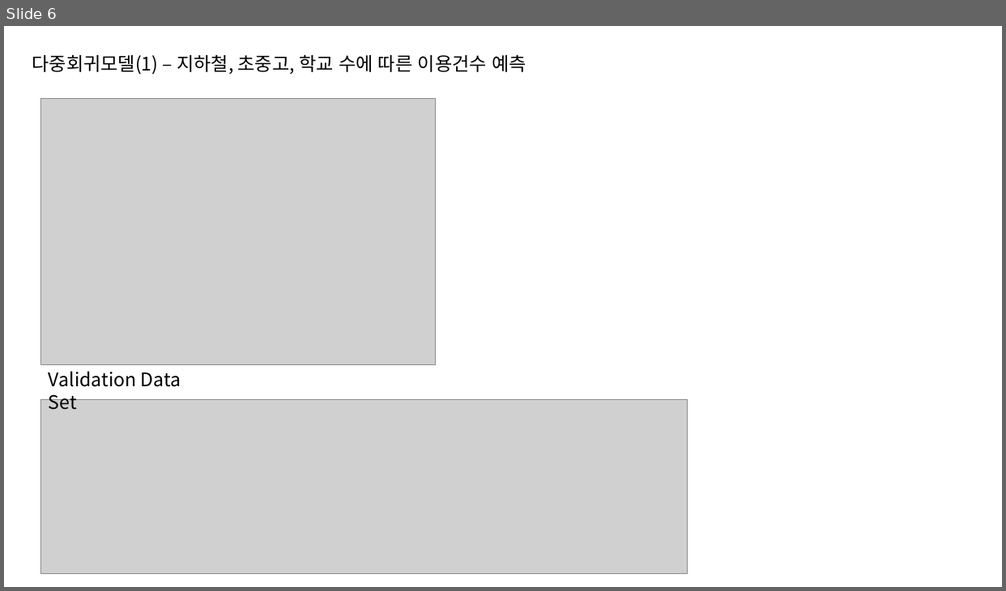
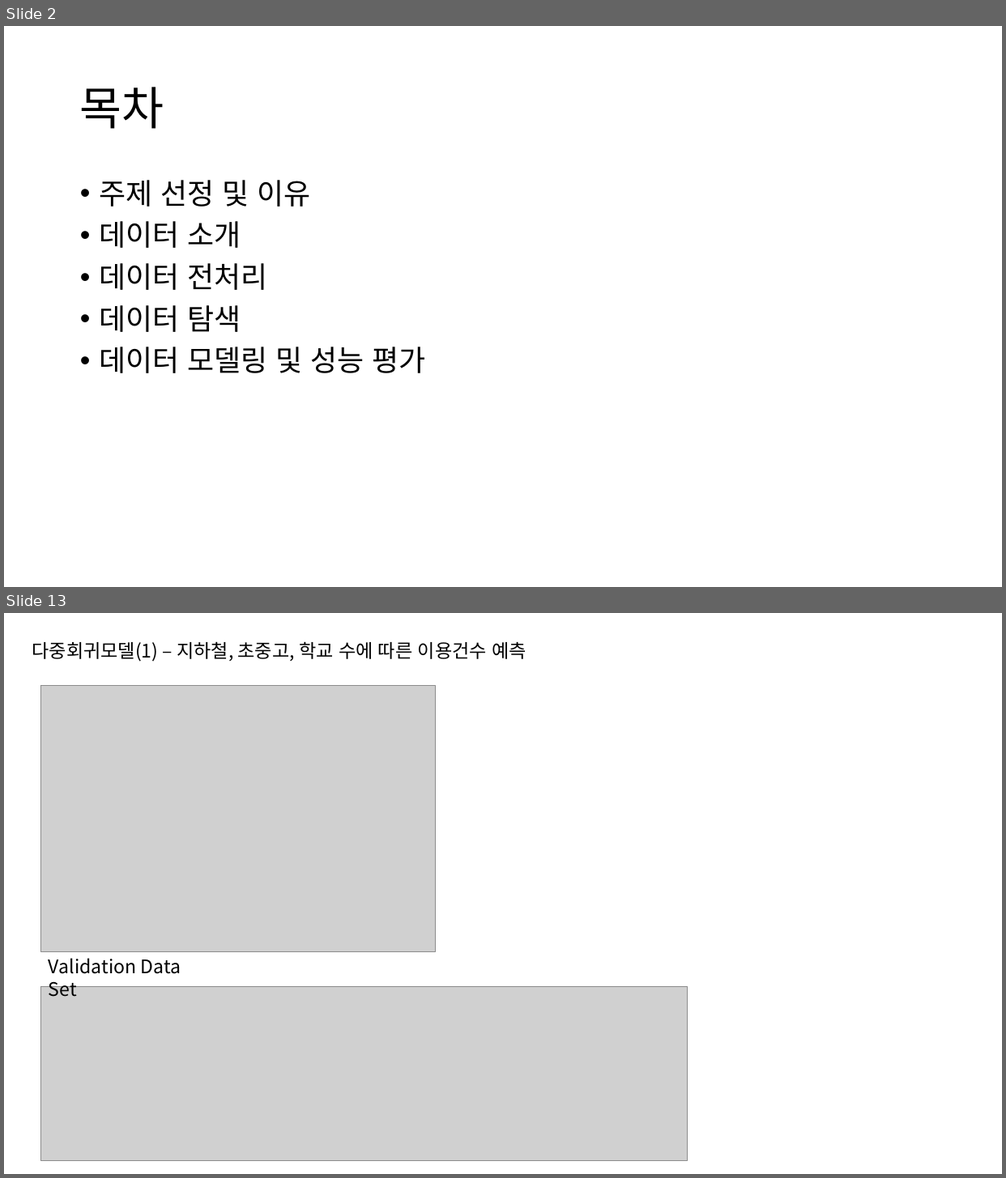
Before and after one commit to nyeoni/R-bike-analysis, a slide deck: FinalProject.pptx. Shown one above the other, each under a label of ours: slide 6 before the commit, slides 2 and 13 after it; the slides between them are not shown. The pictures are 1006x591 and 1006x1178 pixels, drawn with LibreOffice and Linux fonts; fonts in the diff are those of the drawing; grey boxes stand for pictures. Boxes give left, top, right and bottom in pixels: in the first picture for what was removed or moved away, otherwise in the second. Text is boxed around its words. In the diff, an @@ line names an element or a change of style, - is before the commit and + after.

```diff
--- a/FinalProject.pptx
+++ b/FinalProject.pptx
@@ slide 2 added at <box>4,26,1002,587</box>, background #FFFFFF @@
@@ title added at <box>80,87,164,129</box>, 44 pt, text #000000 @@
+목차
@@ text added at <box>99,180,425,373</box>, 28 pt, text #000000 @@
+• 주제 선정 및 이유
+• 데이터 소개
+• 데이터 전처리
+• 데이터 탐색
+• 데이터 모델링 및 성능 평가
@@ what was slide 6 is now slide 13 @@
```
Also in this commit, not shown: 1 slide changed, 10 other slides added, 6 slides removed, 1 other file.
